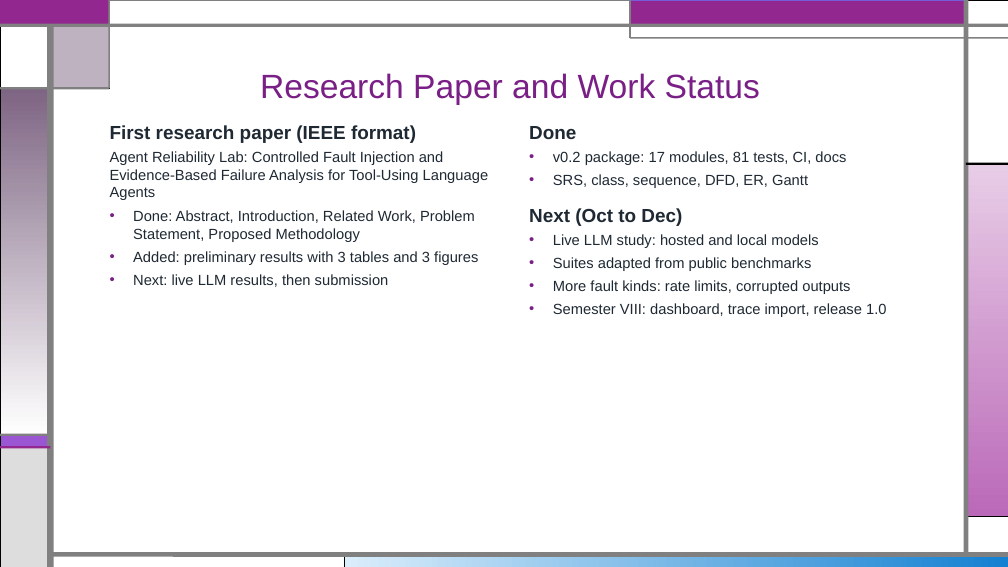
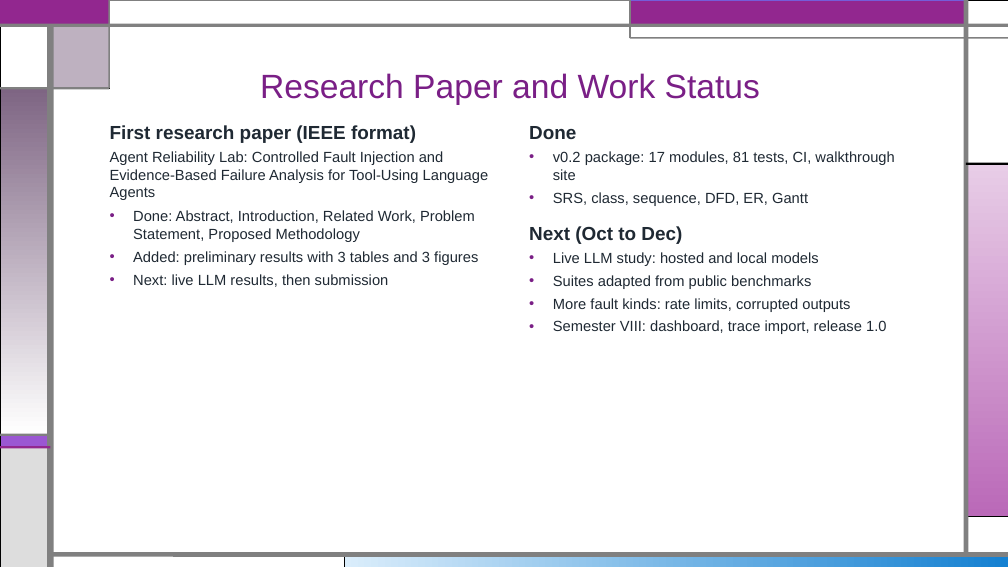
Before and after one commit to devSuryansh/relAI, a slide deck: slide 17 of academic/progress-review/Progress_Review_PPT.pptx. Drawn at 1008x567 pixels with LibreOffice and Linux fonts; fonts in the diff are those of the drawing. Boxes give left, top, right and bottom in pixels: in the first picture for what was removed or moved away, otherwise in the second. Text is boxed around its words. In the diff, an @@ line names an element or a change of style, - is before the commit and + after.

Commit message:
feat: add a walkthrough site for the lab
Explain each part of the project in a static site so a new reader can
learn it and come back to one topic later. Record that site in the
academic pack, and point the document builders at the local templates.

```diff
--- a/academic/progress-review/Progress_Review_PPT.pptx
+++ b/academic/progress-review/Progress_Review_PPT.pptx
@@ text at [553,151,894,180]: text changed @@
-• v0.2 package: 17 modules, 81 tests, CI, docs
+• v0.2 package: 17 modules, 81 tests, CI, walkthrough site
```
Also in this commit, not shown: 56 other files.
